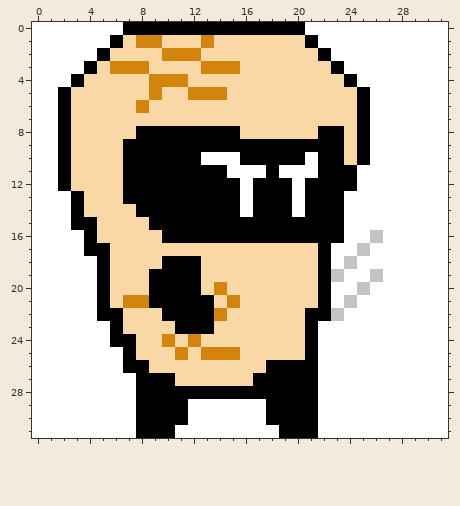
Two versions of one pixel-art sprite, HarmonyGame/HarmonyGame/HarmonyGameContent/Art/Other/JimiWalking/032JimiWalk04.png. Above, as it was before the edit.
The file is 32x32 pixels.
After:
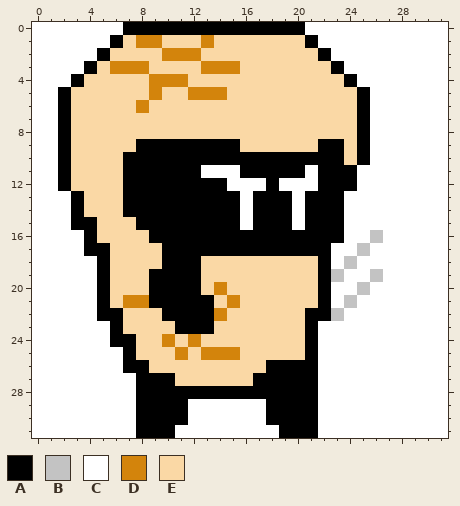
Palette (. is transparent): A #000000  B #c3c3c3  C #ffffff  D #d3840c  E #fad8a5
Log entry: part of Song2 created in GP5; fiddled with a sprite
From old to new:
{"y":8,"x":8,"old":"AAAAAAAA","new":"EEEEEEEE"}
{"y":8,"x":22,"old":"AA","new":"EE"}
{"y":9,"x":7,"old":"A","new":"E"}
{"y":9,"x":16,"old":"AAAAAA","new":"EEEEEE"}
{"y":10,"x":13,"old":"CCC","new":"AAA"}
{"y":10,"x":21,"old":"C","new":"A"}
{"y":11,"x":13,"old":"AA","new":"CC"}
{"y":11,"x":16,"old":"CC","new":"AA"}
{"y":11,"x":19,"old":"CC","new":"AA"}
{"y":12,"x":15,"old":"A","new":"C"}
{"y":12,"x":17,"old":"A","new":"C"}
{"y":12,"x":19,"old":"A","new":"C"}
{"y":12,"x":21,"old":"A","new":"C"}
{"y":14,"x":7,"old":"E","new":"A"}
{"y":15,"x":8,"old":"E","new":"A"}
{"y":15,"x":16,"old":"A","new":"C"}
{"y":15,"x":20,"old":"A","new":"C"}
{"y":16,"x":9,"old":"E","new":"A"}
{"y":17,"x":10,"old":"EEEEEEEEEEEE","new":"AAAAAAAAAAAA"}
{"label":"changed","picture_box":[123,126,344,256]}
